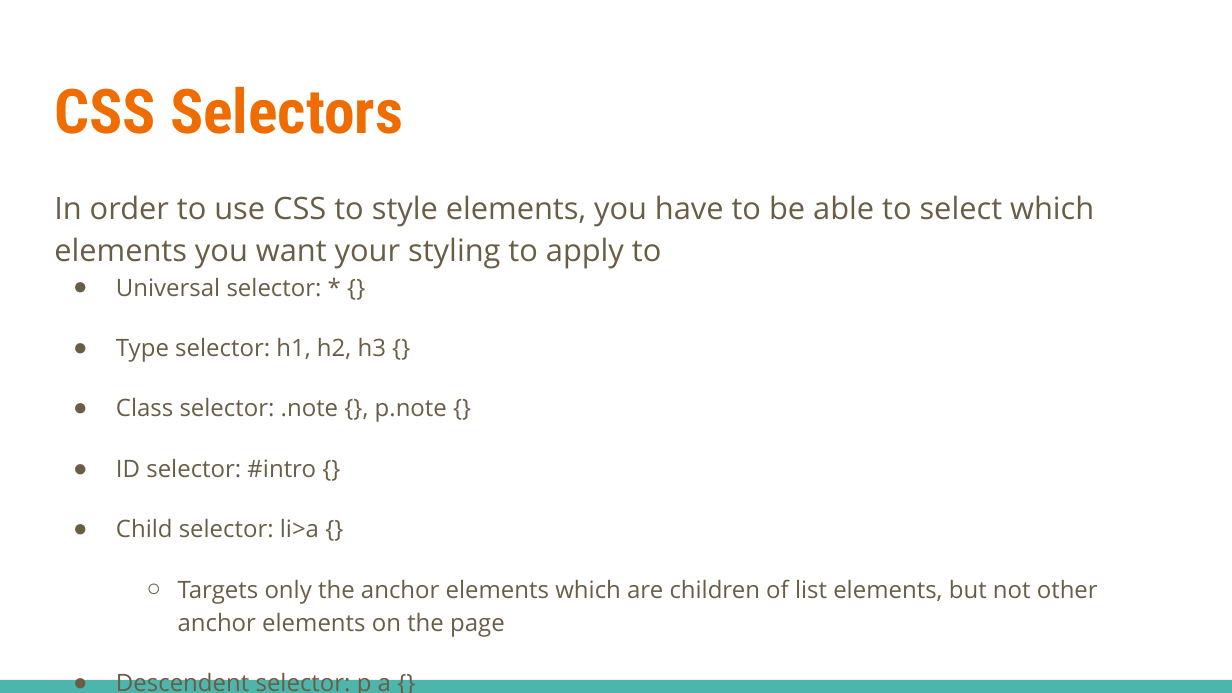
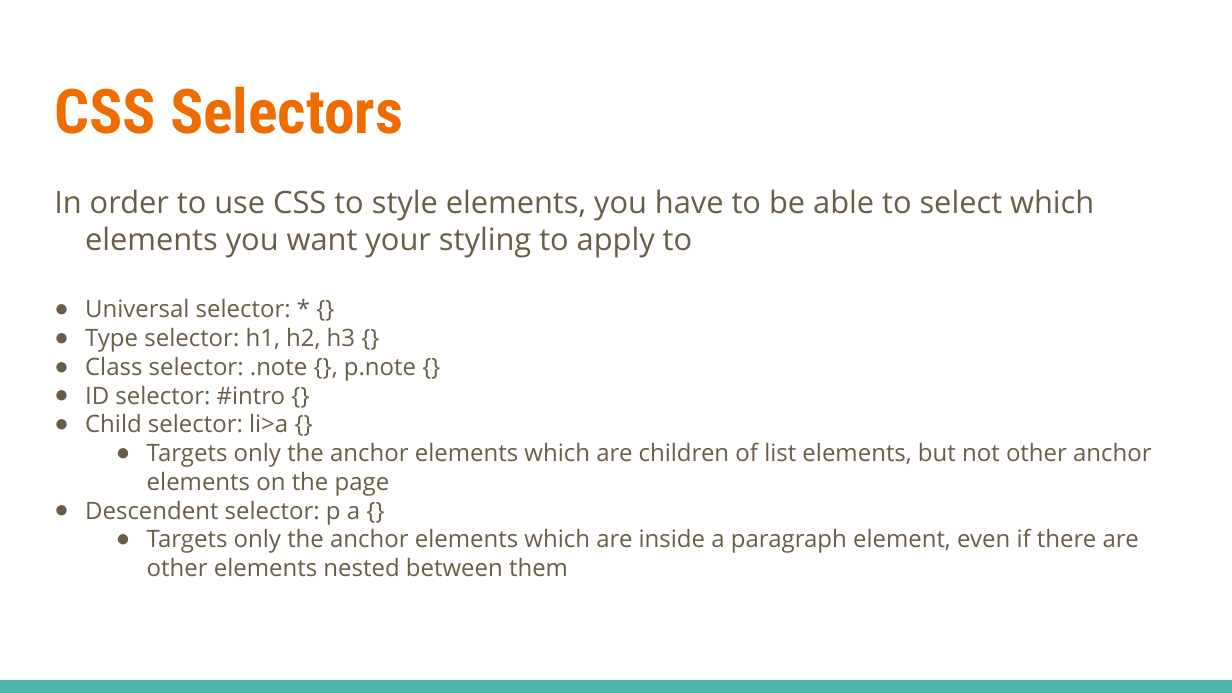
Before and after one commit to linkedin/high-school-trainee, a slide deck: slide 14 of Week 1/Lectures/1.3 HTML and CSS.pptx. Drawn at 1232x693 pixels with LibreOffice and Linux fonts; fonts in the diff are those of the drawing. Boxes give left, top, right and bottom in pixels: in the first picture for what was removed or moved away, otherwise in the second. Text is boxed around its words. In the diff, an @@ line names an element or a change of style, - is before the commit and + after.

```diff
--- a/Week 1/Lectures/1.3 HTML and CSS.pptx
+++ b/Week 1/Lectures/1.3 HTML and CSS.pptx
@@ text "In order to use CSS ..." at bbox=[54, 189, 1151, 577]: indent changed; line spacing 1.15 to 1; less space between paragraphs; bullet ○ to ● @@
```
Also in this commit, not shown: 8 other slides changed, 6 other files.
